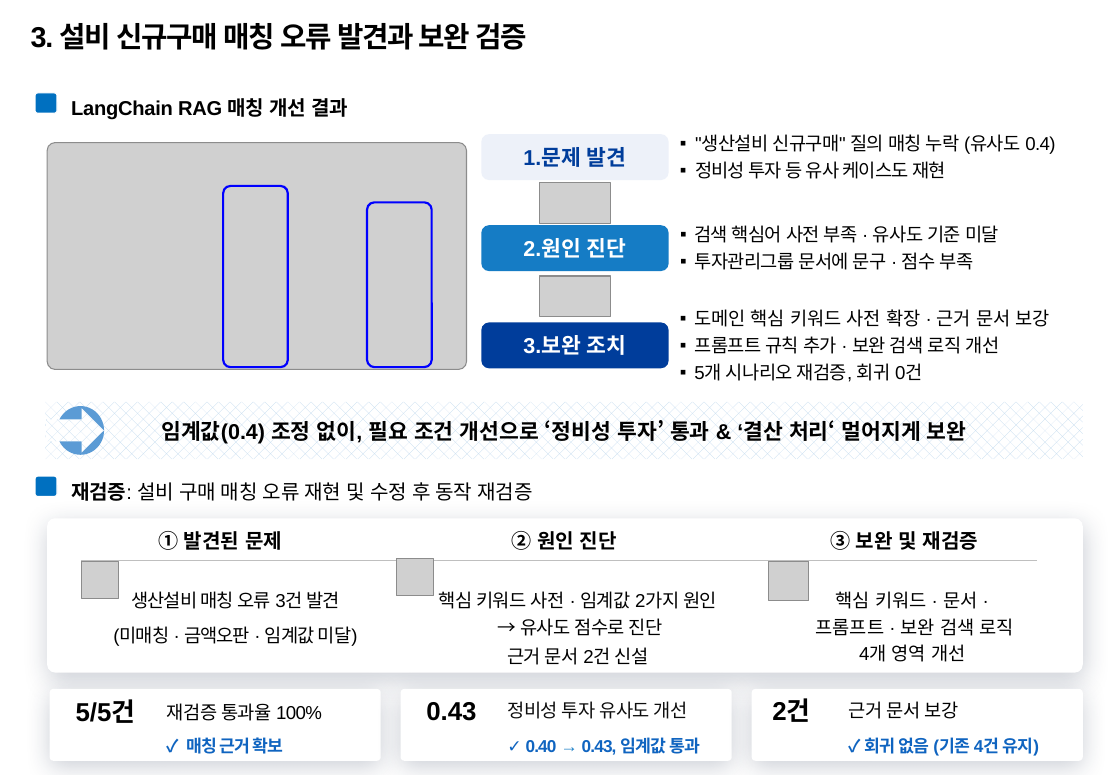
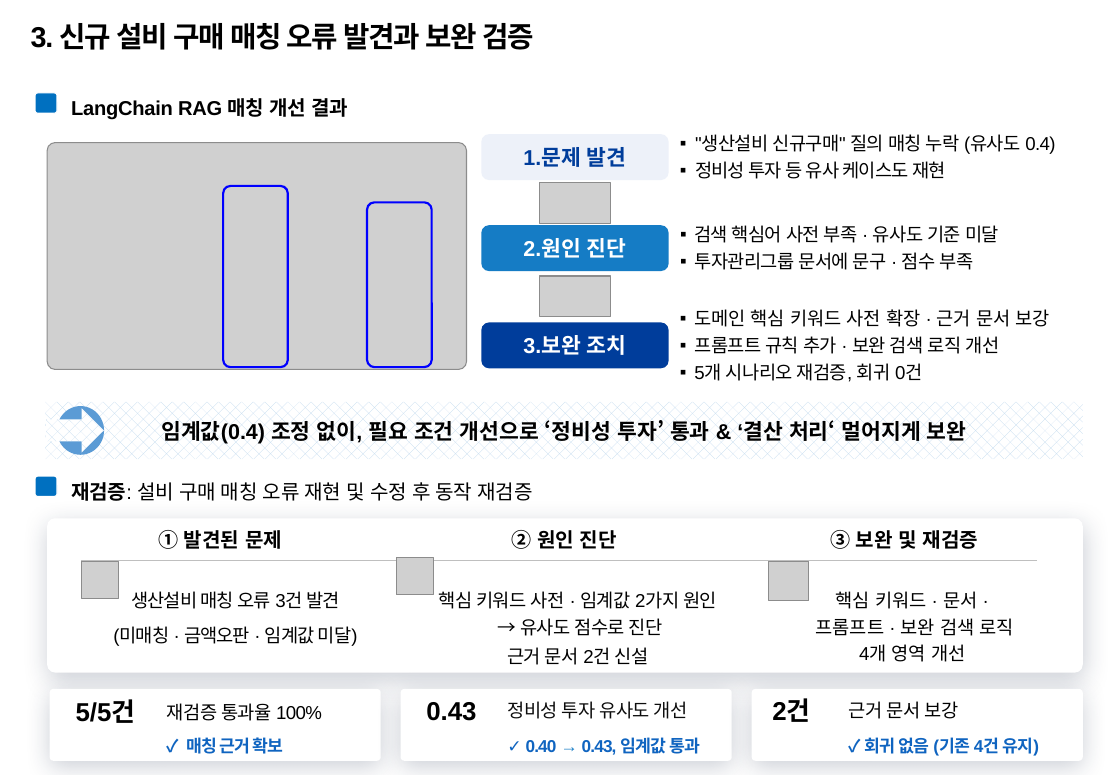
Before and after one commit to temmi81-hue/department-rag-eval, a slide deck: slide 4 of presentation/260916_AI활용_업무지침네비게이터_4차 수정.pptx. Drawn at 1120x775 pixels with LibreOffice and Linux fonts; fonts in the diff are those of the drawing; grey boxes stand for pictures; background and template pictures are left out. Boxes give left, top, right and bottom in pixels: in the first picture for what was removed or moved away, otherwise in the second. Text is boxed around its words. In the diff, an @@ line names an element or a change of style, - is before the commit and + after.

```diff
--- a/presentation/260916_AI활용_업무지침네비게이터_4차 수정.pptx
+++ b/presentation/260916_AI활용_업무지침네비게이터_4차 수정.pptx
@@ text at [31, 23, 534, 50]: text changed @@
-3. 설비 신규구매 매칭 오류 발견과 보완 검증
+3. 신규 설비 구매 매칭 오류 발견과 보완 검증
```
Also in this commit, not shown: 3 other slides changed, 2 other files.
